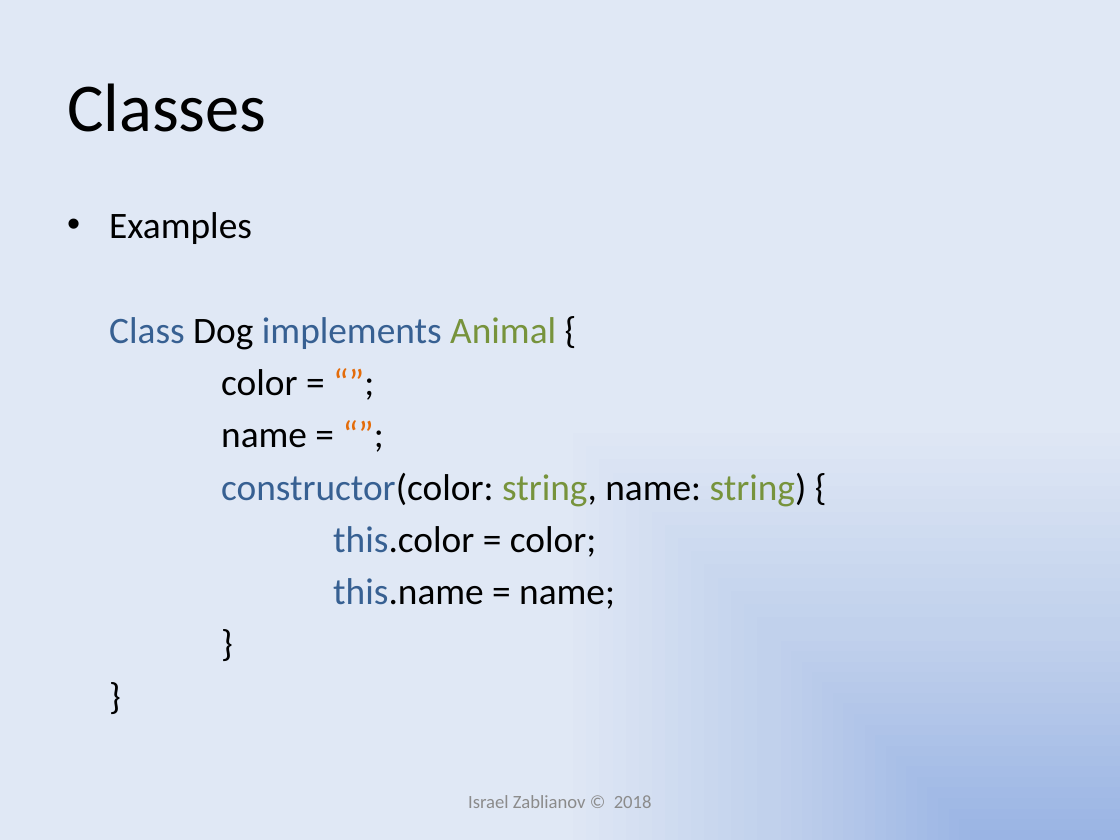
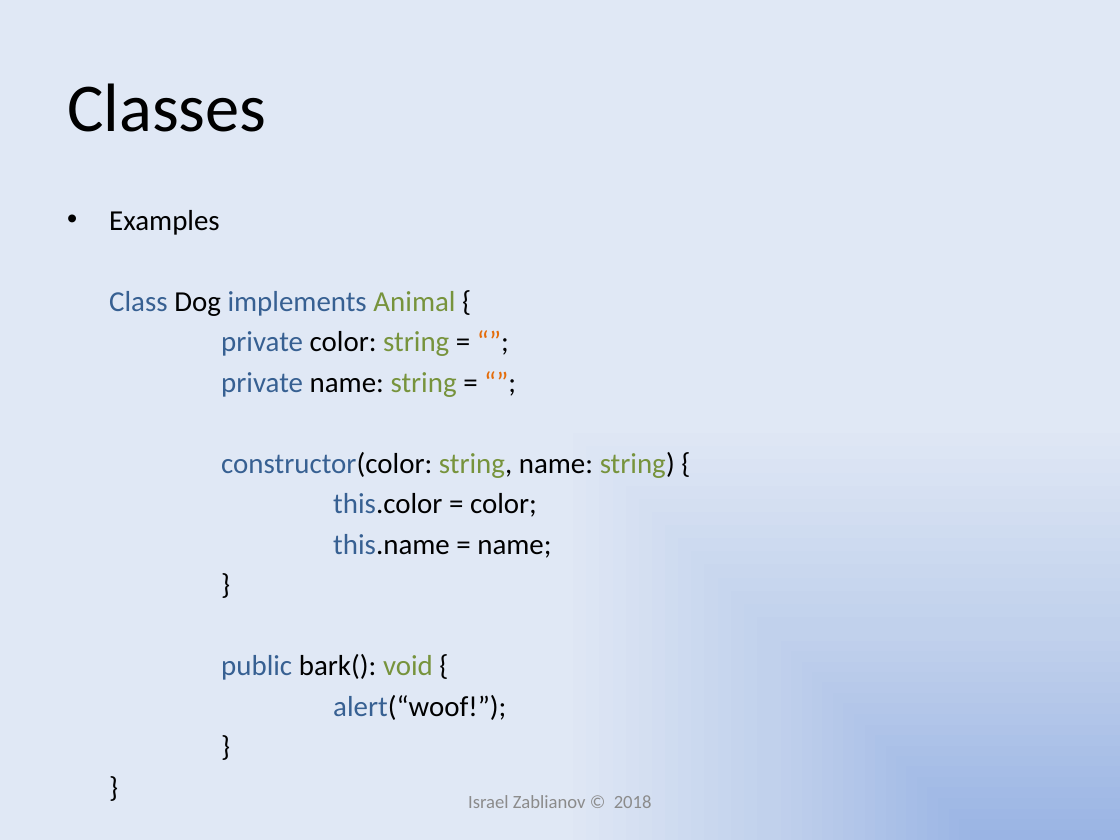
Before and after one commit to IsraelZablianov/TypeScript-Course, a slide deck: slide 13 of Introduction to TypeScript.pptx. Drawn at 1120x840 pixels with LibreOffice and Linux fonts; fonts in the diff are those of the drawing. Boxes give left, top, right and bottom in pixels: in the first picture for what was removed or moved away, otherwise in the second. Text is boxed around its words. In the diff, an @@ line names an element or a change of style, - is before the commit and + after.

```diff
--- a/Introduction to TypeScript.pptx
+++ b/Introduction to TypeScript.pptx
@@ text at <box>109,210,675,720</box>: paragraph added @@
+}
@@ text at <box>109,210,675,558</box>: size 24 to 18.6 pt in "Examples", "Class Dog implements Animal {", "constructor(color: string, name: string) {", "this.color = color;" and 3 more places; less space between paragraphs @@
@@ text at <box>221,331,457,397</box>: text changed; size 24 to 18.6 pt @@
-color = “”;
-name = “”;
+private color: string = “”;
+private name: string = “”;
@@ text at <box>221,654,506,720</box>: paragraphs added @@
+public bark(): void {
+alert(“woof!”);
```
Also in this commit, not shown: 7 other slides changed.
